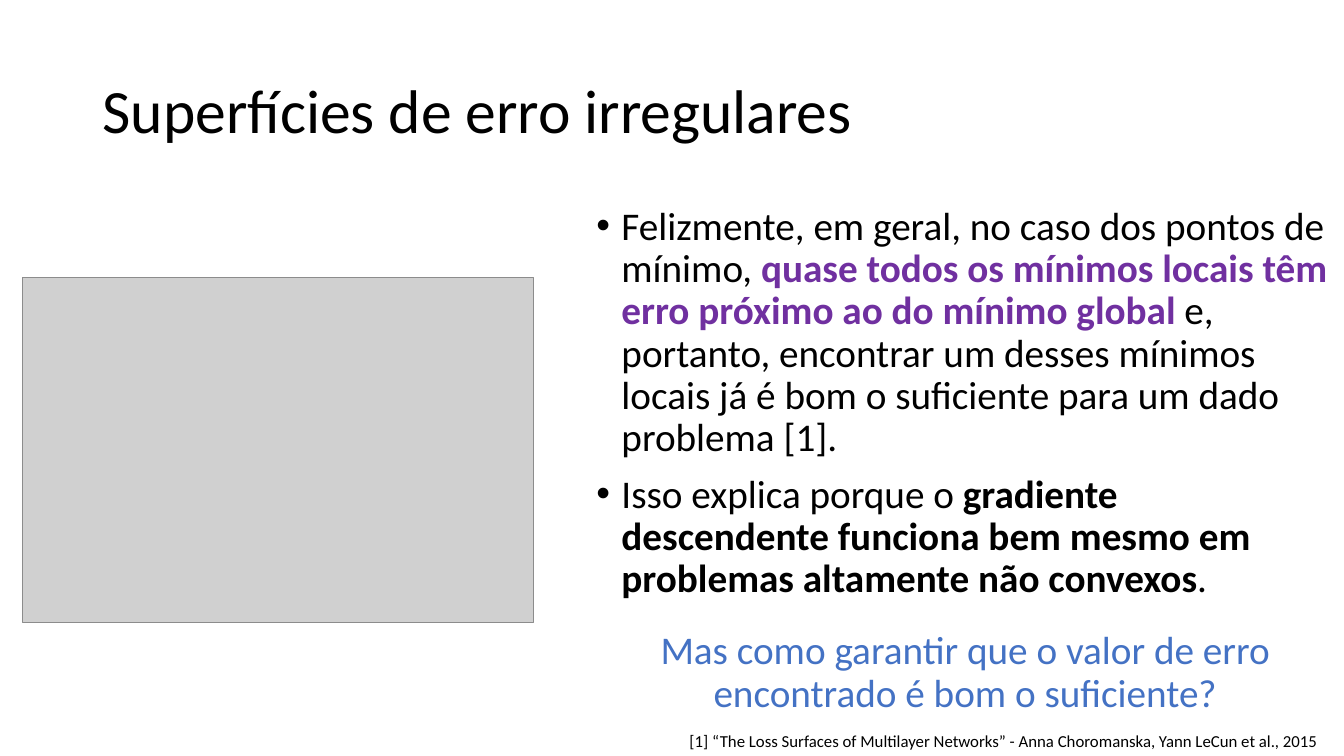
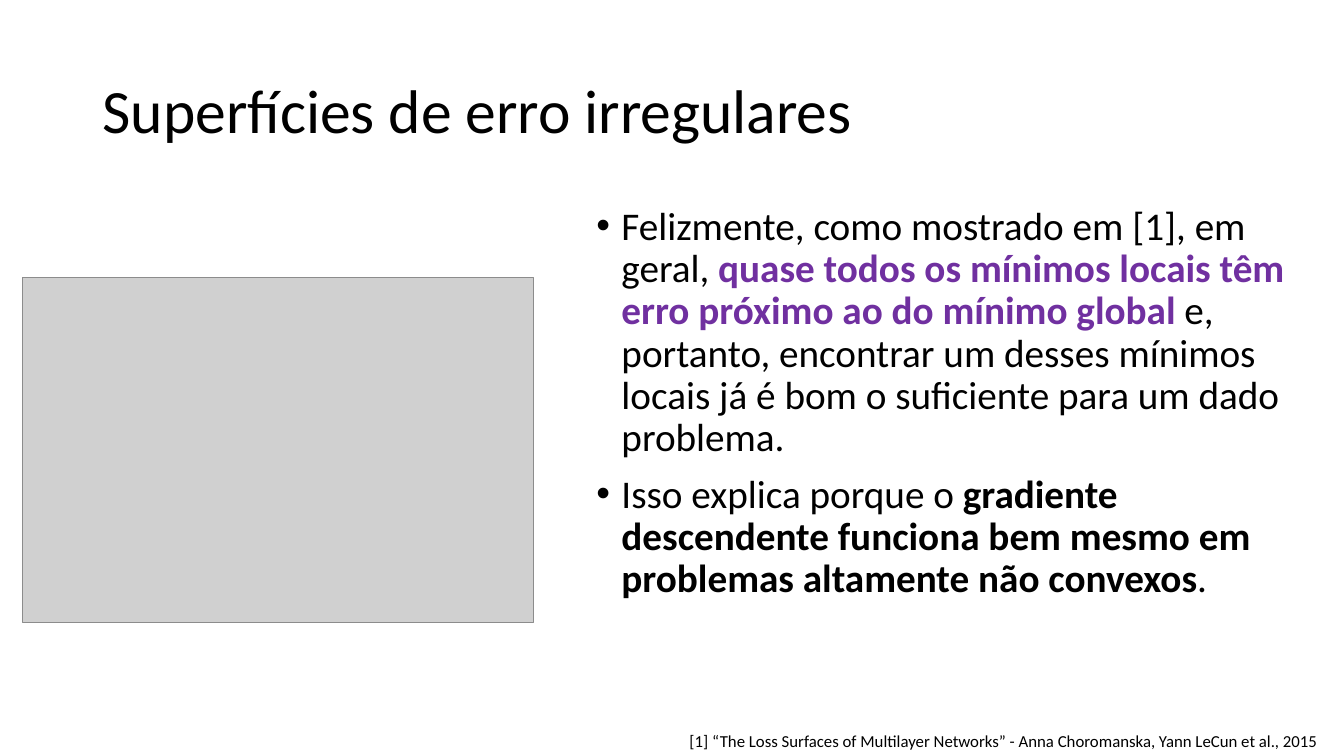
Before and after one commit to zz4fap/c24_inteligencia_artificial, a slide deck: slide 51 of slides/C24_MLP.pptx. Drawn at 1344x756 pixels with LibreOffice and Linux fonts; fonts in the diff are those of the drawing; grey boxes stand for pictures. Boxes give left, top, right and bottom in pixels: in the first picture for what was removed or moved away, otherwise in the second. Text is boxed around its words. In the diff, an @@ line names an element or a change of style, - is before the commit and + after.

```diff
--- a/slides/C24_MLP.pptx
+++ b/slides/C24_MLP.pptx
@@ text at box(621, 211, 1285, 458): text changed @@
-• Felizmente, em geral, no caso dos pontos de mínimo, quase todos os mínimos locais têm erro próximo ao do mínimo global e, portanto, encontrar um desses mínimos locais já é bom o suficiente para um dado problema [1].
+• Felizmente, como mostrado em [1], em geral, quase todos os mínimos locais têm erro próximo ao do mínimo global e, portanto, encontrar um desses mínimos locais já é bom o suficiente para um dado problema.
@@ text at box(661, 636, 1270, 708): paragraph removed @@
-Mas como garantir que o valor de erro encontrado é bom o suficiente?
```
Also in this commit, not shown: 4 other slides changed, 2 slides added, 1 other file.
